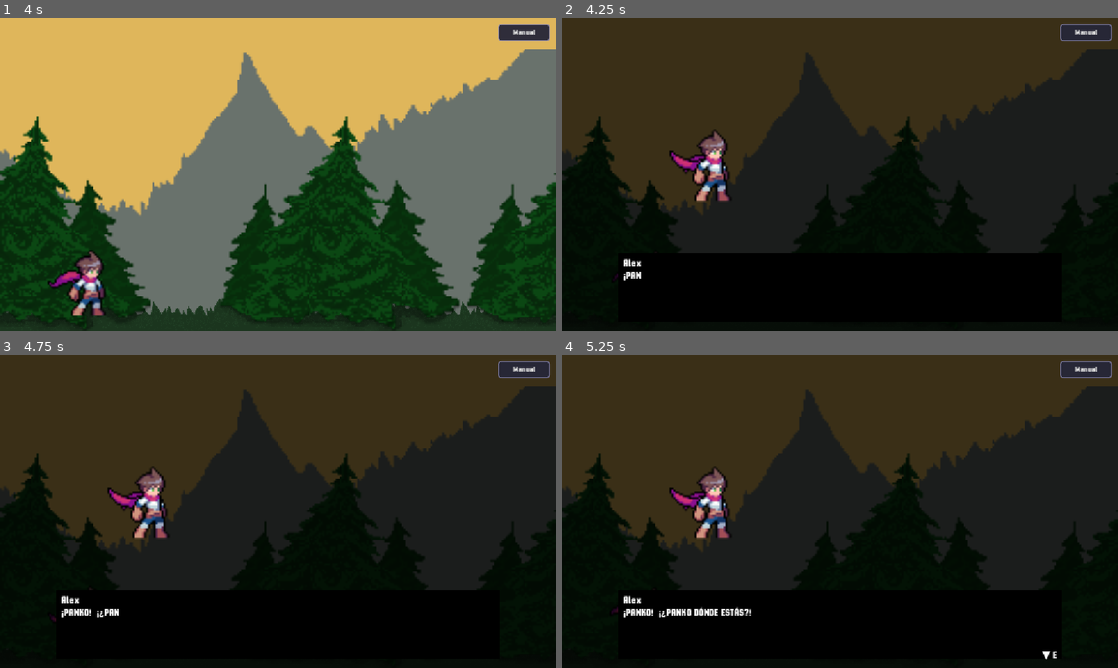
Above: before the commit, frames 1-4 (two rows, left to right).
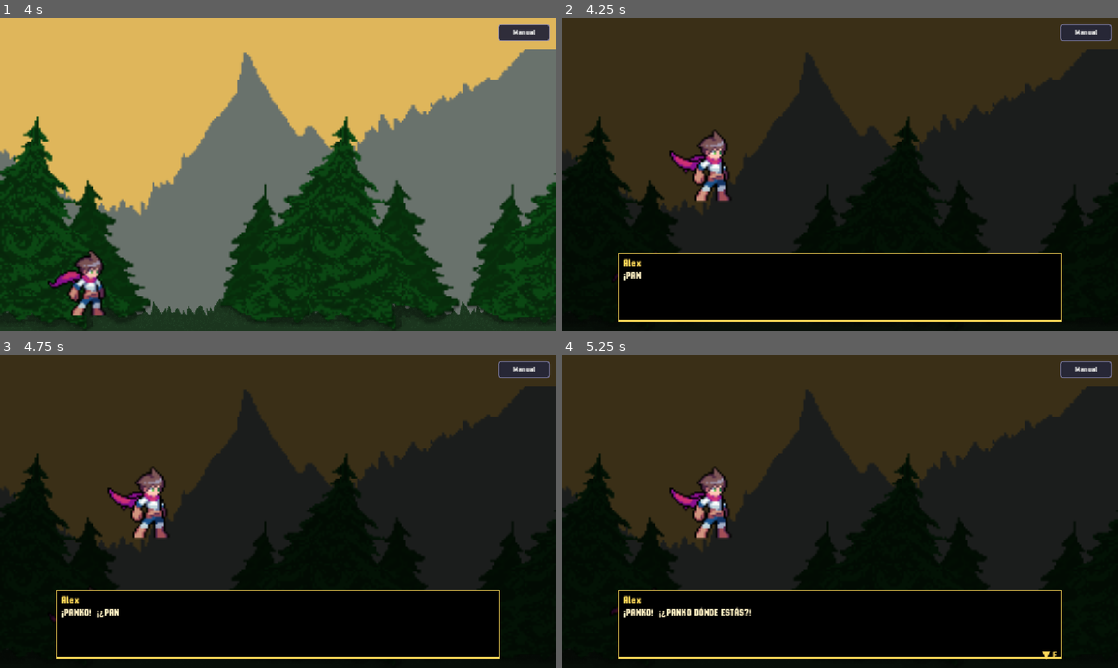
Above: after the commit, the same moments.

Repository: Intiti/ProyectoJuego-SEI
Game: Godot game, scene res://scenes/common/ui/MainMenu.tscn
The game is run twice, just before and just after one commit, with the same random seed, the same clock (stepped at 60 frames per second) and the same inputs.
Inputs (mouse positions are in pixels of both pictures, inside the frame that each line leads up to):
- Up to frame 1 (4 s): click "JUGAR" at 0.5 s; click (278, 190) at 1.27 s; type "Alex" at 1.35 s; click "CONFIRMAR" at 2 s; tap Enter (ui_accept) at 2.75, 2.85, 3.02, 3.32, 3.77, 3.8 s; move the mouse to (400, 158) at 2.77 s; hold Right (ui_right) from 2.78 s (still down); click (400, 158) at 2.92 s; move the mouse to (166, 190) at 3.52 s; tap E (interact) at 3.6 s; click (166, 190) at 3.67 s
- Up to frame 2 (4.25 s): keep holding Right (ui_right); tap Enter (ui_accept) at 4.07 s
- Up to frame 3 (4.75 s): move the mouse to (333, 442) at 4.27 s; release Right (ui_right) at 4.28 s; hold Left (ui_left) from 4.28 s (still down); tap Enter (ui_accept) at 4.35 s; click (333, 442) at 4.42 s
- Up to frame 4 (5.25 s): move the mouse to (812, 574) at 5.02 s; release Left (ui_left) at 5.03 s; hold Right (ui_right) from 5.03 s (still down); tap E (interact) at 5.1 s; click (812, 574) at 5.17 s

Frame 1 is identical in both runs. In frame 2, 0.9% of the frame differs, in the area x 10-90%, y 75-98%; in frame 3, 1.0%; in frame 4, 1.2%.

Commit message:
Dialogos con colores

Diff:
--- a/scenes/common/ui/MainMenu.tscn
+++ b/scenes/common/ui/MainMenu.tscn
@@ -1,8 +1,8 @@
 [gd_scene format=3 uid="uid://mainmenu"]
 
-[ext_resource type="Script" path="res://scripts/common/ui/mainMenu.gd" id="1_script"]
+[ext_resource type="Script" uid="uid://bwrx5eoa4b25w" path="res://scripts/common/ui/mainMenu.gd" id="1_script"]
 
-[node name="MainMenu" type="Control"]
+[node name="MainMenu" type="Control" unique_id=838839872]
 layout_mode = 3
 anchors_preset = 15
 anchor_right = 1.0
@@ -11,7 +11,7 @@
 grow_vertical = 2
 script = ExtResource("1_script")
 
-[node name="Background" type="ColorRect" parent="."]
+[node name="Background" type="ColorRect" parent="." unique_id=673523911]
 layout_mode = 1
 anchors_preset = 15
 anchor_right = 1.0
@@ -20,7 +20,7 @@
 grow_vertical = 2
 color = Color(0.08, 0.06, 0.12, 1)
 
-[node name="VBoxContainer" type="VBoxContainer" parent="."]
+[node name="VBoxContainer" type="VBoxContainer" parent="." unique_id=1940694356]
 layout_mode = 1
 anchors_preset = 8
 anchor_left = 0.5
@@ -35,59 +35,58 @@
 grow_vertical = 2
 alignment = 1
 
-[node name="Title" type="Label" parent="VBoxContainer"]
+[node name="Title" type="Label" parent="VBoxContainer" unique_id=1438689103]
 layout_mode = 2
 size_flags_horizontal = 4
+theme_override_font_sizes/font_size = 52
 text = "MIAUGORITMOS"
 horizontal_alignment = 1
-theme_override_font_sizes/font_size = 52
 
-[node name="Spacer" type="Control" parent="VBoxContainer"]
+[node name="Spacer" type="Control" parent="VBoxContainer" unique_id=1059880069]
+custom_minimum_size = Vector2(0, 40)
 layout_mode = 2
-custom_minimum_size = Vector2(0, 40)
 
-[node name="PlayButton" type="Button" parent="VBoxContainer"]
+[node name="PlayButton" type="Button" parent="VBoxContainer" unique_id=342892152]
+custom_minimum_size = Vector2(200, 55)
 layout_mode = 2
 size_flags_horizontal = 4
-custom_minimum_size = Vector2(200, 55)
+theme_override_font_sizes/font_size = 28
 text = "JUGAR"
-theme_override_font_sizes/font_size = 28
 
-[node name="NamePanel" type="VBoxContainer" parent="VBoxContainer"]
+[node name="NamePanel" type="VBoxContainer" parent="VBoxContainer" unique_id=1955981758]
+visible = false
 layout_mode = 2
 size_flags_horizontal = 4
-visible = false
 
-[node name="NameLabel" type="Label" parent="VBoxContainer/NamePanel"]
+[node name="NameLabel" type="Label" parent="VBoxContainer/NamePanel" unique_id=1919627580]
 layout_mode = 2
 size_flags_horizontal = 4
+theme_override_font_sizes/font_size = 18
 text = "¿Cómo te llamas? (3-10 caracteres)"
 horizontal_alignment = 1
-theme_override_font_sizes/font_size = 18
 
-[node name="NameInput" type="LineEdit" parent="VBoxContainer/NamePanel"]
+[node name="NameInput" type="LineEdit" parent="VBoxContainer/NamePanel" unique_id=1257134270]
+custom_minimum_size = Vector2(200, 40)
 layout_mode = 2
 size_flags_horizontal = 4
-custom_minimum_size = Vector2(200, 40)
-max_length = 10
 placeholder_text = "Tu nombre..."
 alignment = 1
+max_length = 10
 
-[node name="ErrorLabel" type="Label" parent="VBoxContainer/NamePanel"]
+[node name="ErrorLabel" type="Label" parent="VBoxContainer/NamePanel" unique_id=2083105831]
+visible = false
 layout_mode = 2
 size_flags_horizontal = 4
-text = ""
+theme_override_colors/font_color = Color(1, 0.3, 0.3, 1)
+theme_override_font_sizes/font_size = 16
 horizontal_alignment = 1
-theme_override_font_sizes/font_size = 16
-theme_override_colors/font_color = Color(1, 0.3, 0.3, 1)
-visible = false
 
-[node name="ConfirmButton" type="Button" parent="VBoxContainer/NamePanel"]
+[node name="ConfirmButton" type="Button" parent="VBoxContainer/NamePanel" unique_id=1086114070]
+custom_minimum_size = Vector2(200, 50)
 layout_mode = 2
 size_flags_horizontal = 4
-custom_minimum_size = Vector2(200, 50)
+theme_override_font_sizes/font_size = 24
 text = "CONFIRMAR"
-theme_override_font_sizes/font_size = 24
 
 [connection signal="pressed" from="VBoxContainer/PlayButton" to="." method="_on_play_button_pressed"]
 [connection signal="pressed" from="VBoxContainer/NamePanel/ConfirmButton" to="." method="_on_confirm_button_pressed"]
--- a/scripts/common/actors/player.gd
+++ b/scripts/common/actors/player.gd
@@ -13,14 +13,27 @@
 	if not is_on_floor():
 		velocity.y += gravity * delta
 
+	# Flechas (ui_left/ui_right) + A/D
 	var dir = Input.get_axis("ui_left", "ui_right")
+	if dir == 0.0:
+		dir = float(Input.is_physical_key_pressed(KEY_D)) - float(Input.is_physical_key_pressed(KEY_A))
 	velocity.x = dir * speed
 
-	if Input.is_action_just_pressed("ui_accept") and is_on_floor():
+	# Salto: ui_accept (espacio/enter) + W
+	var jumpPressed = Input.is_action_just_pressed("ui_accept") or _wJustPressed()
+	if jumpPressed and is_on_floor():
 		velocity.y = jumpForce
 
 	move_and_slide()
 	_updateAnimation(dir)
+
+# Detecta el flanco de subida de W (Input.is_action_just_pressed no aplica a teclas sueltas)
+var _wWasDown := false
+func _wJustPressed() -> bool:
+	var down = Input.is_physical_key_pressed(KEY_W)
+	var just = down and not _wWasDown
+	_wWasDown = down
+	return just
 
 func _updateAnimation(dir: float):
 	if not is_on_floor():
--- a/scripts/common/systems/DJManager.gd
+++ b/scripts/common/systems/DJManager.gd
@@ -24,7 +24,7 @@
 }
 
 const FADE_DURATION := 1.2   # segundos de crossfade
-const MUSIC_VOLUME  := -6.0  # dB de volumen normal para la música
+const MUSIC_VOLUME  := -14.0 # dB de volumen normal para la música (antes -6; bajado para no tapar los bleeps)
 
 # ── Estado interno ─────────────────────────────────────────────────────────────
 
--- a/scripts/common/ui/dialogBox.gd
+++ b/scripts/common/ui/dialogBox.gd
@@ -17,11 +17,39 @@
 
 signal cinematicDialogFinished
 
+# ── Colores por hablante ──────────────────────────────────────────────────────
+# Cada hablante tiene un color propio: tiñe su nombre, el borde del panel y
+# un tinte suave del texto. Los pensamientos "(...)" siguen siendo azul claro.
+# Para agregar un hablante nuevo basta añadir una línea aquí; si no está, se
+# genera un color estable a partir de su nombre (siempre el mismo).
+const SPEAKER_COLORS := {
+	"Jugador":              Color(1.00, 0.85, 0.35),
+	"Panko":                Color(1.00, 0.60, 0.25),
+	"Monito":               Color(0.70, 0.55, 0.95),
+	"Alcalde Boris":        Color(0.95, 0.35, 0.35),
+	"Facundo":              Color(0.40, 0.90, 0.60),
+	"Yang":                 Color(0.95, 0.95, 0.95),
+	"Ying":                 Color(0.55, 0.55, 0.60),
+	"Bob":                  Color(0.35, 0.85, 0.85),
+	"Miette":               Color(1.00, 0.55, 0.80),
+	"Profesor Félix":       Color(0.60, 0.80, 0.30),
+	"Rosalinda":            Color(0.95, 0.45, 0.65),
+	"Don Plateado":         Color(0.75, 0.80, 0.88),
+	"Heisencat":            Color(0.45, 0.95, 0.35),
+	"Grupo de Estudiantes": Color(1.00, 0.65, 0.30),
+	"Guardia":              Color(0.85, 0.30, 0.30),
+}
+# Separadores para hablantes simultáneos, p. ej. "Yang & Ying" o "Yang y Ying".
+# Cada nombre se pinta con su color y el texto lo dice "el grupo" (borde mixto).
+const MULTI_SEPARATORS := [" & ", "+", " y "]
+
+var speakerStyle: StyleBoxFlat
+
 var overlay: ColorRect
 var leftPortrait: TextureRect
 var rightPortrait: TextureRect
 var panel: Panel
-var speakerLabel: Label
+var speakerLabel: RichTextLabel
 var dialogLabel: Label
 var continueHint: Label
 
@@ -59,6 +87,9 @@
 	panel.visible = false
 	var panelStyle = StyleBoxFlat.new()
 	panelStyle.bg_color = Color(0, 0, 0, 1)
+	panelStyle.set_border_width_all(3)
+	panelStyle.border_color = Color.WHITE
+	speakerStyle = panelStyle
 	panel.add_theme_stylebox_override("panel", panelStyle)
 
 	var dialogTheme = Theme.new()
@@ -68,7 +99,11 @@
 
 	add_child(panel)
 
-	speakerLabel = Label.new()
+	speakerLabel = RichTextLabel.new()
+	speakerLabel.bbcode_enabled = true
+	speakerLabel.fit_content = false
+	speakerLabel.scroll_active = false
+	speakerLabel.mouse_filter = Control.MOUSE_FILTER_IGNORE
 	speakerLabel.anchor_right = 1.0
 	speakerLabel.offset_left = 12.0
 	speakerLabel.offset_top = 8.0
@@ -246,27 +281,72 @@
 			return result
 	return null
 
+# Color estable para hablantes que no están en SPEAKER_COLORS
+func _colorForSpeaker(speakerName: String) -> Color:
+	if SPEAKER_COLORS.has(speakerName):
+		return SPEAKER_COLORS[speakerName]
+	var h := float(abs(speakerName.hash()) % 360) / 360.0
+	return Color.from_hsv(h, 0.55, 1.0)
+
+# Separa "Yang & Ying" en ["Yang", "Ying"]. Un hablante normal devuelve [nombre].
+func _splitSpeakers(raw: String) -> Array:
+	# Si el nombre completo ya está registrado (p. ej. "Grupo de Estudiantes"),
+	# no lo partimos.
+	if SPEAKER_COLORS.has(raw):
+		return [raw]
+	for sep in MULTI_SEPARATORS:
+		if raw.contains(sep):
+			var parts: Array = []
+			for p in raw.split(sep):
+				var t: String = p.strip_edges()
+				if t != "":
+					parts.append(t)
+			if parts.size() > 1:
+				return parts
+	return [raw]
+
 func showLine():
 	var lineData = lines[currentLine]
-	var isPlayer = lineData["speaker"] == "Jugador"
-	var displaySpeaker = lineData["speaker"]
-	if isPlayer:
-		displaySpeaker = GameData.playerName
-
-	speakerLabel.text = displaySpeaker
+	var rawSpeaker: String = lineData["speaker"]
+	var speakers: Array = _splitSpeakers(rawSpeaker)
+	var isPlayer: bool = speakers.has("Jugador")
+
+	# ── Nombre(s) con color ───────────────────────────────────────────────────
+	var bbName := ""
+	for i in speakers.size():
+		var nm: String = speakers[i]
+		var shown: String = GameData.playerName if nm == "Jugador" else nm
+		if i > 0:
+			bbName += "[color=#ffffff] & [/color]"
+		bbName += "[color=#%s]%s[/color]" % [_colorForSpeaker(nm).to_html(false), shown]
+	speakerLabel.text = bbName
+
+	# Color principal: el del primer hablante (o el del NPC si hablan jugador + NPC)
+	var mainSpeaker: String = speakers[0]
+	var mainColor: Color = _colorForSpeaker(mainSpeaker)
+	speakerStyle.border_color = mainColor
+
 	fullText = lineData["text"].replace("{nombre}", GameData.playerName)
 	continueHint.visible = false
 	dialogLabel.text = ""
-
-	# Pensamientos: líneas que empiezan y terminan con paréntesis → color azul claro
+	continueHint.modulate = mainColor
+
+	# Pensamientos: líneas que empiezan y terminan con paréntesis → azul claro.
+	# El resto de líneas llevan un tinte suave del color del hablante.
 	var isThought = fullText.begins_with("(") and fullText.ends_with(")")
 	if isThought:
 		dialogLabel.modulate = Color(0.55, 0.78, 1.0)
 	else:
-		dialogLabel.modulate = Color(1.0, 1.0, 1.0)
-
+		dialogLabel.modulate = Color(1.0, 1.0, 1.0).lerp(mainColor, 0.35)
+
+	# Retratos: se resalta el lado de quien habla. Si hablan jugador y NPC a la
+	# vez ("Jugador & Yang") se resaltan los dos.
+	var npcSpeaks: bool = false
+	for nm in speakers:
+		if nm != "Jugador":
+			npcSpeaks = true
 	leftPortrait.modulate.a = 1.0 if isPlayer else 0.4
-	rightPortrait.modulate.a = 0.4 if isPlayer else 1.0
+	rightPortrait.modulate.a = 1.0 if npcSpeaks else 0.4
 
 	isTyping = true
 	typeText()
